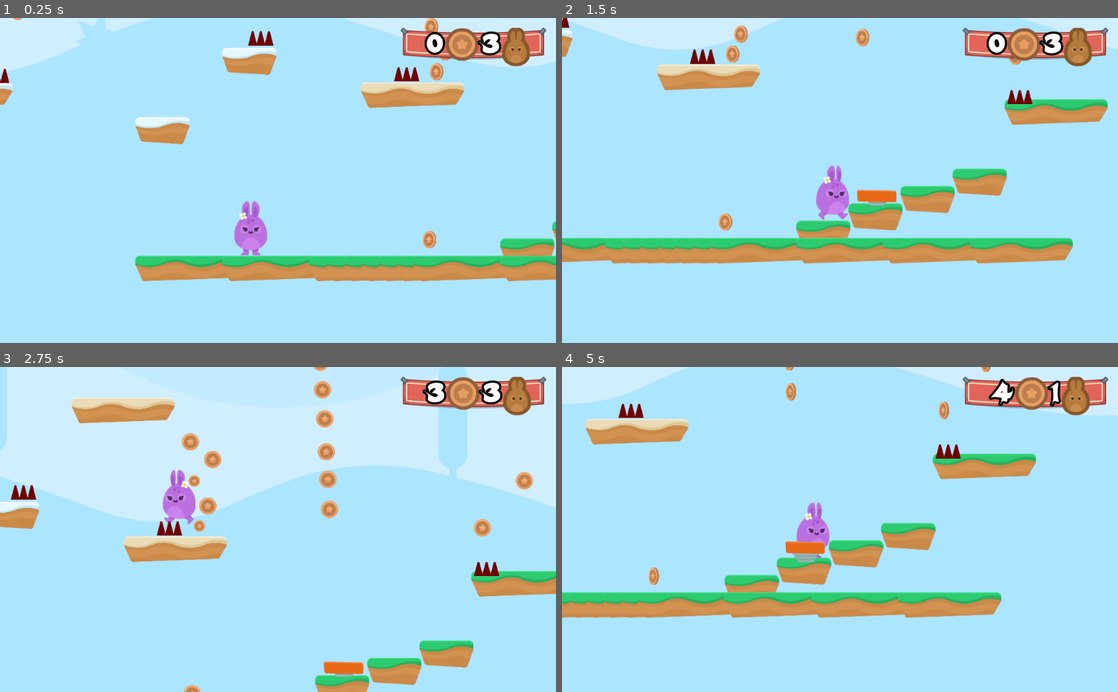
Above: before the commit, frames 1-4 (two rows, left to right).
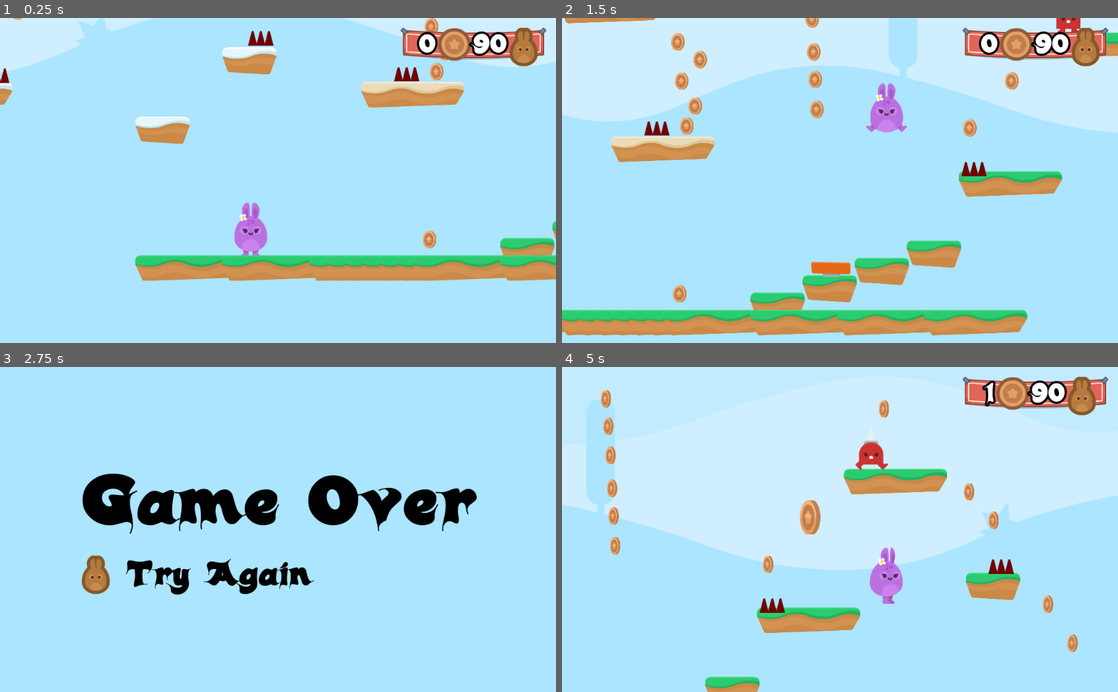
Above: after the commit, the same moments.

Repository: Roopaish/Godot-Game-Development
Game: Godot game, scene res://Levels/Level1.tscn
The game is run twice, just before and just after one commit, with the same random seed, the same clock (stepped at 60 frames per second) and the same inputs.
Inputs (mouse positions are in pixels of both pictures, inside the frame that each line leads up to):
- Up to frame 1 (0.25 s): no input
- Up to frame 2 (1.5 s): hold Right (right) from 0.53 s (still down); tap Up (jump) at 0.77 s
- Up to frame 3 (2.75 s): tap Up (jump) at 1.52 s; release Right (right) at 2.03 s; hold Left (left) from 2.03 s (still down)
- Up to frame 4 (5 s): release Left (left) at 2.75 s; click (840, 575) at 2.75 s, where only the run after the commit has a clickable "Try Again"; hold Right (right) from 3.53 s (still down); tap Up (jump) at 3.77, 4.52 s

The runs differ from the first frame. In frame 1, 2.3% of the frame differs, in the area x 0-100%, y 0-81%; in frame 2, 43%; in frame 3, 43%; in frame 4, 51%, in the area x 0-100%, y 0-100%.

Commit message:
Spikeman NPC

Diff:
--- a/Hoppy Days/GUI/GUI.tscn
+++ b/Hoppy Days/GUI/GUI.tscn
@@ -55,8 +55,10 @@
 
 [node name="CoinIcon" type="TextureRect" parent="Control/TextureRect/HBoxContainer"]
 margin_left = 76.0
+margin_top = 10.0
 margin_right = 136.0
 margin_bottom = 71.0
+rect_scale = Vector2( 0.8, 0.8 )
 texture = ExtResource( 3 )
 
 [node name="LifeCount" type="Label" parent="Control/TextureRect/HBoxContainer"]
@@ -72,4 +74,5 @@
 margin_left = 193.0
 margin_right = 245.0
 margin_bottom = 71.0
+rect_scale = Vector2( 0.8, 0.8 )
 texture = ExtResource( 4 )
--- a/Hoppy Days/Hazards/Hazards.gd
+++ b/Hoppy Days/Hazards/Hazards.gd
@@ -1,5 +1,4 @@
 extends Area2D
 
 func _on_SpikeTop_body_entered(body):
-#	body.hurt()
 	get_tree().call_group("Gamestate", "hurt")
--- a/Hoppy Days/Items/Coin.tscn
+++ b/Hoppy Days/Items/Coin.tscn
@@ -55,7 +55,7 @@
 [node name="AnimatedSprite" type="AnimatedSprite" parent="."]
 frames = SubResource( 1 )
 animation = "spin"
-frame = 3
+frame = 5
 playing = true
 
 [node name="Area2D" type="Area2D" parent="."]
--- a/Hoppy Days/Levels/GameState.gd
+++ b/Hoppy Days/Levels/GameState.gd
@@ -1,6 +1,6 @@
 extends Node2D
 
-var lives = 3
+var lives = 90
 var coins = 0
 var target_number_of_coins = 10
 
--- a/Hoppy Days/Levels/Level1.tscn
+++ b/Hoppy Days/Levels/Level1.tscn
@@ -8,6 +8,7 @@
 [ext_resource path="res://Levels/GameState.gd" type="Script" id=6]
 [ext_resource path="res://GUI/GUI.tscn" type="PackedScene" id=7]
 [ext_resource path="res://Items/Coin.tscn" type="PackedScene" id=8]
+[ext_resource path="res://NPCs/Spikeman.tscn" type="PackedScene" id=9]
 
 [node name="Level1" type="Node2D"]
 script = ExtResource( 6 )
@@ -57,7 +58,7 @@
 position = Vector2( 2908.78, 1374.87 )
 
 [node name="JumpPad2" parent="JumpPads" instance=ExtResource( 5 )]
-position = Vector2( 5743.42, 1446.63 )
+position = Vector2( 5747.42, 1494.63 )
 
 [node name="BGM" type="AudioStreamPlayer" parent="."]
 stream = ExtResource( 4 )
@@ -145,3 +146,17 @@
 
 [node name="Coin26" parent="Coins" instance=ExtResource( 8 )]
 position = Vector2( 7591.8, 1411.49 )
+
+[node name="NPCs" type="Node" parent="."]
+
+[node name="Spikeman" parent="NPCs" instance=ExtResource( 9 )]
+position = Vector2( 3884.04, 424.619 )
+
+[node name="Spikeman2" parent="NPCs" instance=ExtResource( 9 )]
+position = Vector2( 2080.75, 294.453 )
+
+[node name="Spikeman3" parent="NPCs" instance=ExtResource( 9 )]
+position = Vector2( 6801.68, 1450.08 )
+
+[node name="Spikeman4" parent="NPCs" instance=ExtResource( 9 )]
+position = Vector2( 10043.2, 1129.43 )
--- /dev/null
+++ b/Hoppy Days/NPCs/Spikeman.tscn
@@ -0,0 +1,86 @@
+[gd_scene load_steps=8 format=2]
+
+[ext_resource path="res://GFX/Enemies/spikeMan_stand.png" type="Texture" id=1]
+[ext_resource path="res://GFX/Enemies/spikeMan_walk2.png" type="Texture" id=2]
+[ext_resource path="res://GFX/Enemies/spikeMan_walk1.png" type="Texture" id=3]
+[ext_resource path="res://Hazards/Hazards.gd" type="Script" id=4]
+
+[sub_resource type="SpriteFrames" id=1]
+animations = [ {
+"frames": [ ExtResource( 1 ) ],
+"loop": true,
+"name": "stand",
+"speed": 5.0
+}, {
+"frames": [ ExtResource( 3 ), ExtResource( 2 ) ],
+"loop": true,
+"name": "walk",
+"speed": 5.0
+} ]
+
+[sub_resource type="CapsuleShape2D" id=2]
+radius = 45.2929
+height = 65.6393
+
+[sub_resource type="Animation" id=3]
+resource_name = "Spikeman"
+length = 6.0
+loop = true
+step = 1.0
+tracks/0/type = "value"
+tracks/0/path = NodePath(".:position")
+tracks/0/interp = 1
+tracks/0/loop_wrap = true
+tracks/0/imported = false
+tracks/0/enabled = true
+tracks/0/keys = {
+"times": PoolRealArray( 0, 1, 2, 4, 5 ),
+"transitions": PoolRealArray( 1, 1, 1, 1, 1 ),
+"update": 0,
+"values": [ Vector2( 0, 0 ), Vector2( -100, 0 ), Vector2( -100, 0 ), Vector2( 100, 0 ), Vector2( 100, 0 ) ]
+}
+tracks/1/type = "value"
+tracks/1/path = NodePath("AnimatedSprite:animation")
+tracks/1/interp = 1
+tracks/1/loop_wrap = true
+tracks/1/imported = false
+tracks/1/enabled = true
+tracks/1/keys = {
+"times": PoolRealArray( 0, 1, 2, 4, 5 ),
+"transitions": PoolRealArray( 1, 1, 1, 1, 1 ),
+"update": 1,
+"values": [ "walk", "stand", "walk", "stand", "walk" ]
+}
+tracks/2/type = "value"
+tracks/2/path = NodePath("AnimatedSprite:flip_h")
+tracks/2/interp = 1
+tracks/2/loop_wrap = true
+tracks/2/imported = false
+tracks/2/enabled = true
+tracks/2/keys = {
+"times": PoolRealArray( 0, 2, 5 ),
+"transitions": PoolRealArray( 1, 1, 1 ),
+"update": 1,
+"values": [ true, false, true ]
+}
+
+[node name="Spikeman" type="Node2D"]
+
+[node name="Area2D" type="Area2D" parent="."]
+collision_layer = 4
+script = ExtResource( 4 )
+
+[node name="AnimatedSprite" type="AnimatedSprite" parent="Area2D"]
+frames = SubResource( 1 )
+animation = "walk"
+playing = true
+flip_h = true
+
+[node name="CollisionShape2D" type="CollisionShape2D" parent="Area2D"]
+shape = SubResource( 2 )
+
+[node name="AnimationPlayer" type="AnimationPlayer" parent="Area2D"]
+autoplay = "Spikeman"
+anims/Spikeman = SubResource( 3 )
+
+[connection signal="body_entered" from="Area2D" to="Area2D" method="_on_SpikeTop_body_entered"]
--- a/Hoppy Days/Player/Player.gd
+++ b/Hoppy Days/Player/Player.gd
@@ -30,7 +30,7 @@
 func apply_gravity():
 	if position.y > WORLD_LIMIT:
 		get_tree().call_group("Gamestate", "end_game")
-	if is_on_floor():
+	if is_on_floor() and motion.y > 0:
 		motion.y = 0
 	elif is_on_ceiling():
 		motion.y = 1 # so bunny doesn't hover on the ceiling, bounce of the ceiling if hit
@@ -52,13 +52,12 @@
 	# Bypassing gravity
 	position.y -= 1 # move up by 1 px
 	yield(get_tree(),"idle_frame") # wait for a frame, then jump (to bypass gravity)
-	motion.y -= JUMP_SPEED
+	motion.y = -JUMP_SPEED
 
 	$PainSFX.play()
-#	if lives == 0:
-#		end_game()
+
 
 func boost():
 	position.y -= 1
 	yield(get_tree(),"idle_frame")
-	motion.y -= JUMP_SPEED * BOOST_MULTIPLIER
+	motion.y = -JUMP_SPEED * BOOST_MULTIPLIER
--- a/Hoppy Days/Player/Player.tscn
+++ b/Hoppy Days/Player/Player.tscn
@@ -10,8 +10,8 @@
 [ext_resource path="res://SFX/pain.ogg" type="AudioStream" id=8]
 
 [sub_resource type="CapsuleShape2D" id=1]
-radius = 59.0829
-height = 82.1067
+radius = 59.2849
+height = 70.4349
 
 [node name="Player" type="KinematicBody2D"]
 position = Vector2( 497.824, 114.979 )
Not shown: 1 places in Hoppy Days/Levels/Level1.tscn that only renumber resources
